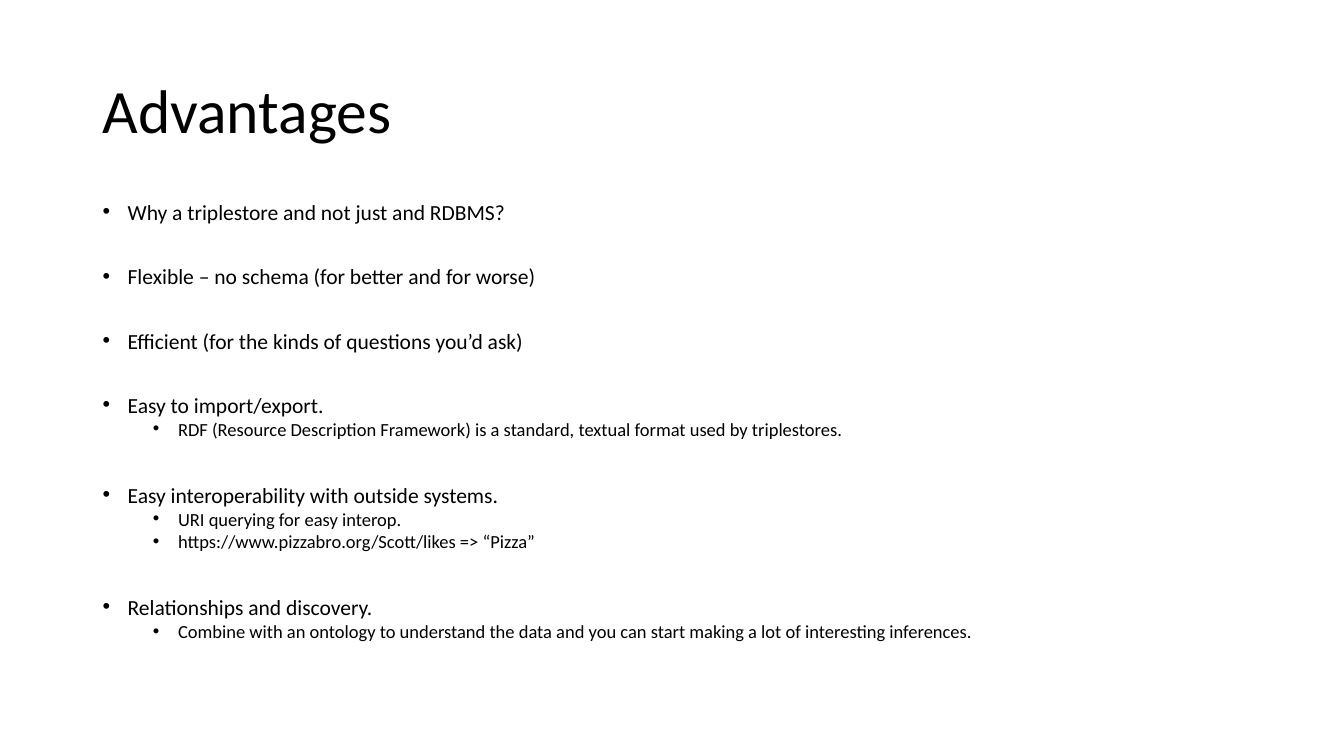
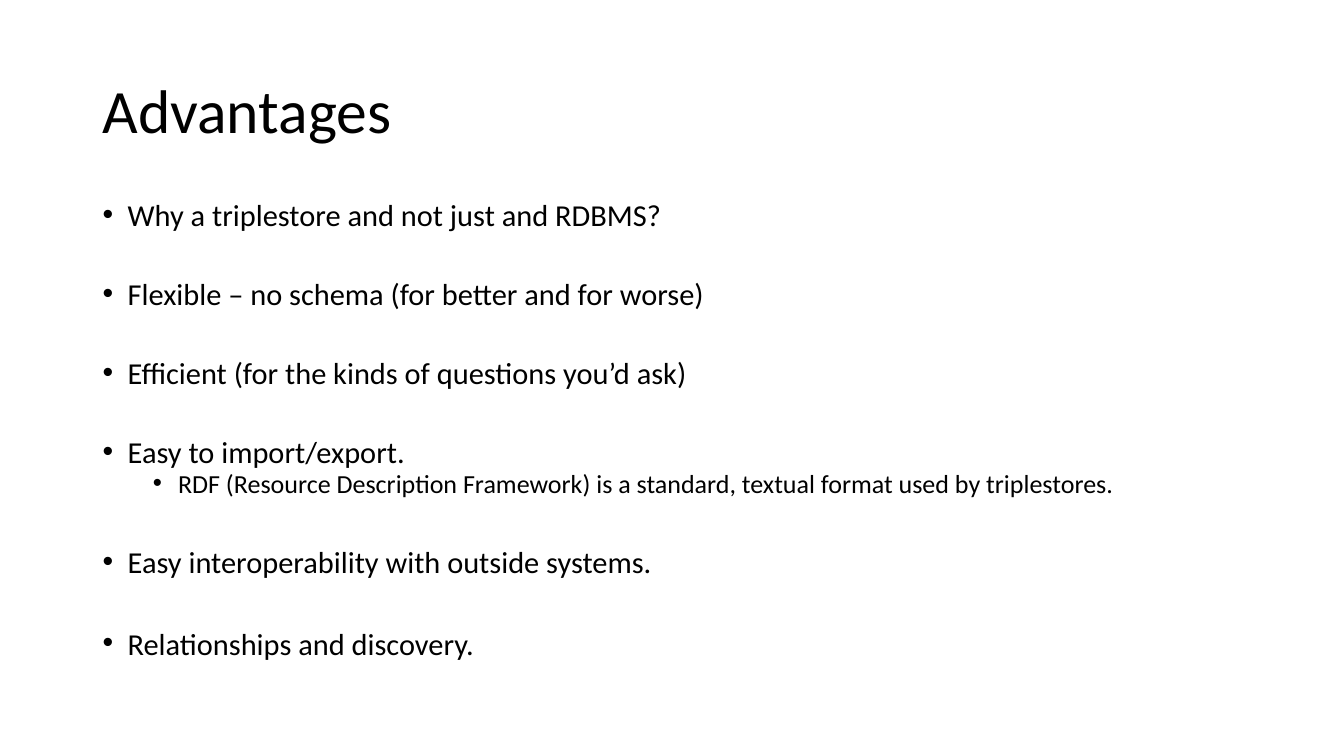
Before and after one commit to sfaria/triplestore_demo, a slide deck: slide 9 of triplestores.odp. Drawn at 1344x756 pixels with LibreOffice and Linux fonts; fonts in the diff are those of the drawing. Boxes give left, top, right and bottom in pixels: in the first picture for what was removed or moved away, otherwise in the second. Text is boxed around its words. In the diff, an @@ line names an element or a change of style, - is before the commit and + after.

```diff
--- a/triplestores.odp
+++ b/triplestores.odp
@@ text "Why a triplestore and not ..." at [128,205,1113,660]: size 15.4 to 21.7 pt in "Why a triplestore and not just and ...", "Flexible – no schema (for better and ...", "Efficient (for the kinds of questions you’d ...", "Easy to import/export." and 2 more places; size 13.2 to 18.6 pt in "RDF (Resource Description Framework) is a standard, ..." @@
@@ text at [178,513,535,551]: paragraphs removed @@
-  • URI querying for easy interop.
-  • https://www.pizzabro.org/Scott/likes => “Pizza”
@@ text at [178,625,971,641]: paragraph removed @@
-  • Combine with an ontology to understand the data and you can start making a lot of interesting inferences.
```
Also in this commit, not shown: 5 other slides changed, 1 slide added, 1 slide removed, 1 other file.
